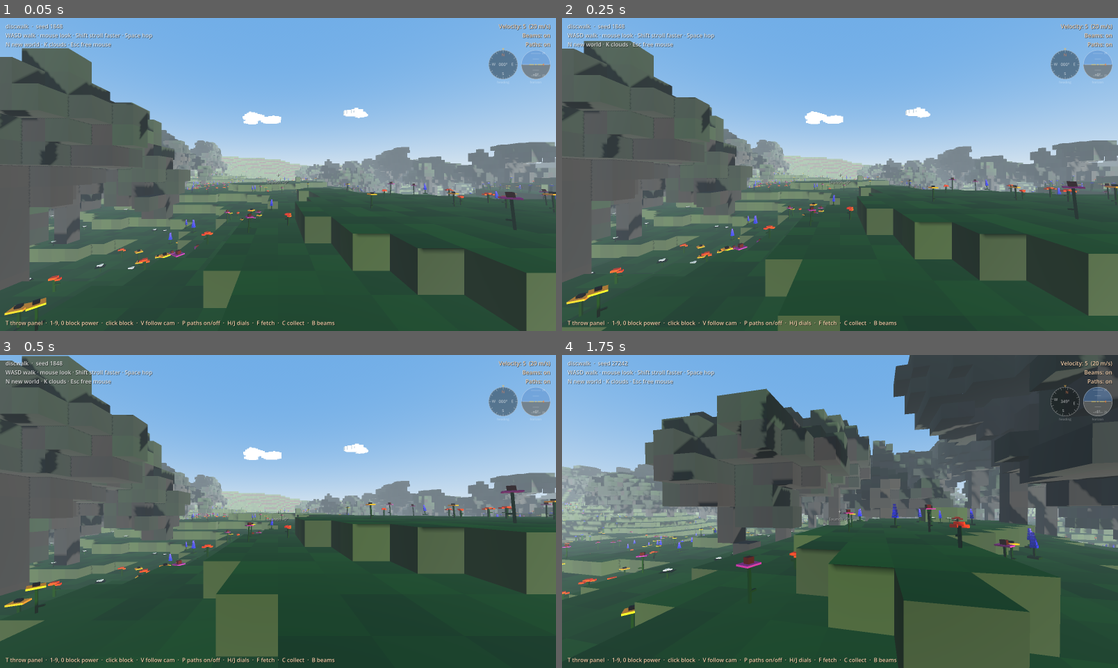
Above: before the commit, frames 1-4 (two rows, left to right).
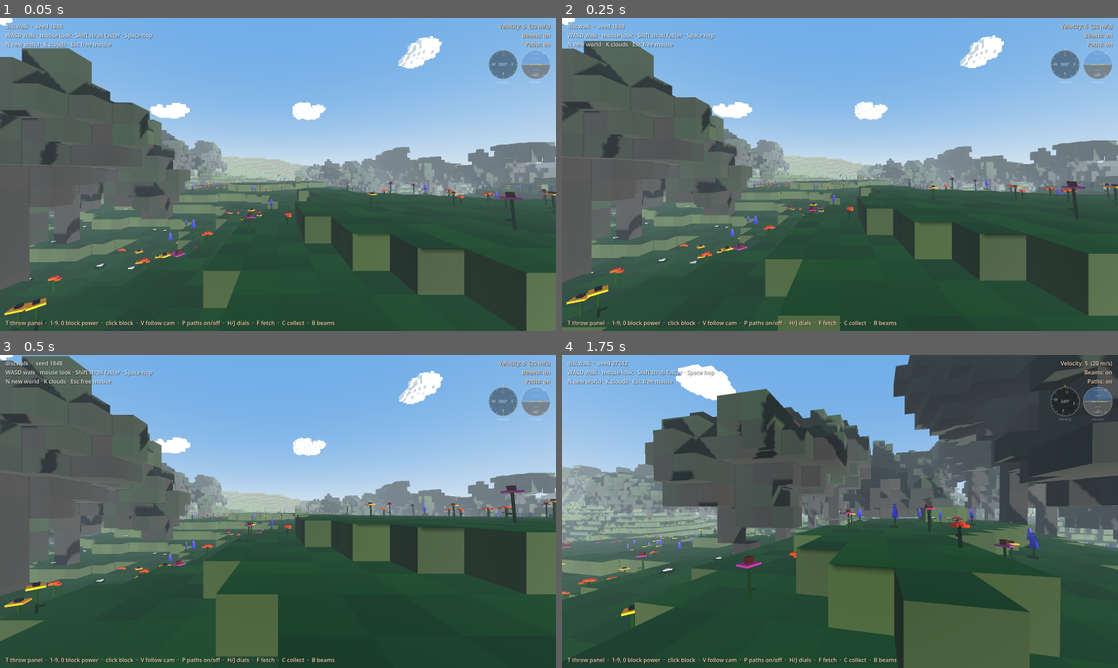
Above: after the commit, the same moments.

Repository: ghukill/discwalk
Game: Godot game, scene res://scenes/main.tscn
Two runs of this game, one before a commit and one after it. Both use one fixed random seed, a clock stepped at 60 frames per second and the inputs below.
Inputs (mouse positions are in pixels of both pictures, inside the frame that each line leads up to):
- Up to frame 1 (0.05 s): no input
- Up to frame 2 (0.25 s): no input
- Up to frame 3 (0.5 s): no input
- Up to frame 4 (1.75 s): tap Enter at 0.5 s; move the mouse to (867, 511) at 0.52 s; hold K (clouds) 0.53-1.28 s; hold W (move_forward) from 0.53 s (still down); click (867, 511) at 0.67 s; tap Space (jump) at 0.77, 1.52 s; tap N (new_world) at 0.8, 1.35 s; move the mouse to (812, 511) at 1.27 s; tap K (clouds) at 1.55 s

The runs differ from the first frame. In frame 1, 1.4% of the frame differs, in the area x 0-80%, y 0-34%; in frame 2, 1.4%; in frame 3, 1.3%; in frame 4, 0.8%.

Commit message:
clouds: rounded bellies; 3 small low puffs just over the treetops, the rest stepped up to 110 m
Blobs are full ellipsoids now (belly 0.6x as tall as the top), blob
centres vary in height. Low puffs sit 18-30 m above flora.canopy_top()
(new), the rest evenly stepped with jitter up to 110 m.

Diff:
--- a/scripts/clouds.gd
+++ b/scripts/clouds.gd
@@ -2,8 +2,13 @@
 ## Fluffy voxel clouds drifting slowly, high above the world.
 ##
 ## A dozen or so clouds, each a little heap of chunky 2 m blocks: a few
-## overlapping squashed blobs on a flat-ish base, so they read as cumulus
-## puffs. White on top, a touch of blue-grey underneath. They drift with
+## overlapping round blobs (bellies rounded too, a bit flatter than the tops)
+## so they read as comically fluffy puffs. White on top, a touch of
+## blue-grey underneath.
+##
+## Altitudes: the `low_count` lowest are small, dreamy puffs drifting just
+## ~20-30 m over the tallest treetop; the rest step up evenly (with jitter)
+## from there to `height_max`. They drift with
 ## `drift` (m/s, horizontal) and wrap around a box a bit larger than the world,
 ## so they slide in from one edge and out the other. They cast faint moving
 ## shadows (when they're within the sun's shadow range).
@@ -17,8 +22,10 @@
 const UNDER := Color(0.78, 0.82, 0.88)
 
 @export var count := 11
-@export var height_min := 70.0       ## Cloud base altitude range (m).
-@export var height_max := 95.0
+@export var low_count := 3           ## Low, close, smaller puffs.
+@export var low_above_trees := Vector2(18.0, 30.0)   ## m over the canopy top.
+@export var low_scale := 0.6         ## Low puffs are this size.
+@export var height_max := 110.0      ## The highest cloud's altitude (m).
 @export var drift := Vector2(1.1, 0.35)   ## m/s. The future wind can drive this.
 @export var margin := 120.0          ## Wrap box extends this far past the world.
 
@@ -38,23 +45,33 @@
 	_material.emission_energy_multiplier = 0.35
 
 
-## (Re)build every cloud from `seed`.
-func generate(seed: int, size_m: float) -> void:
+## (Re)build every cloud from `seed`. `canopy` = top of the tallest tree (m).
+func generate(seed: int, size_m: float, canopy := 40.0) -> void:
 	world_size = size_m
 	for c in _clouds:
 		c.queue_free()
 	_clouds.clear()
 	var rng := RandomNumberGenerator.new()
 	rng.seed = hash(seed * 7919 + 17)
+	var low_top := canopy + low_above_trees.y
 	for i in count:
+		var low := i < low_count
+		var y: float
+		if low:
+			y = canopy + rng.randf_range(low_above_trees.x, low_above_trees.y)
+		else:
+			# Evenly stepped from just above the low puffs to height_max.
+			var k := float(i - low_count + 1) / float(maxi(count - low_count, 1))
+			y = lerpf(low_top + 8.0, height_max, k) + rng.randf_range(-4.0, 4.0)
 		var mi := MeshInstance3D.new()
-		mi.mesh = _cloud_mesh(rng)
+		mi.mesh = _cloud_mesh(rng, low_scale if low else 1.0)
 		mi.material_override = _material
 		mi.cast_shadow = GeometryInstance3D.SHADOW_CASTING_SETTING_ON
+		# Low puffs start over the world (so you meet them early); the rest anywhere.
+		var spread := 0.0 if low else margin
 		mi.position = Vector3(
-			rng.randf_range(-margin, world_size + margin),
-			rng.randf_range(height_min, height_max),
-			rng.randf_range(-margin, world_size + margin))
+			rng.randf_range(-spread, world_size + spread), y,
+			rng.randf_range(-spread, world_size + spread))
 		add_child(mi)
 		_clouds.append(mi)
 
@@ -69,26 +86,29 @@
 		c.position = p
 
 
-## One cloud: 3-6 squashed blobs on a voxel grid, bottom flattened, then only
-## the exposed block faces are meshed.
-func _cloud_mesh(rng: RandomNumberGenerator) -> ArrayMesh:
+## One cloud: 3-6 round blobs on a voxel grid (rounded bellies, a little
+## flatter than the tops), then only the exposed block faces are meshed.
+func _cloud_mesh(rng: RandomNumberGenerator, scale := 1.0) -> ArrayMesh:
 	var cells := {}
 	var blobs := rng.randi_range(3, 6)
-	var length := rng.randf_range(14.0, 30.0)          # m, along x
+	var length := rng.randf_range(14.0, 30.0) * scale   # m, along x
 	var width := length * rng.randf_range(0.45, 0.8)    # m, along z
 	for b in blobs:
 		var c := Vector3(rng.randf_range(-length, length) * 0.5, 0.0,
 			rng.randf_range(-width, width) * 0.5)
 		# Middle blobs are bigger and taller: a heap, not a slab.
 		var central := 1.0 - clampf(absf(c.x) / (length * 0.5 + 0.01), 0.0, 1.0)
-		var rx := rng.randf_range(6.0, 10.0) * (0.7 + 0.5 * central)
-		var rz := rx * rng.randf_range(0.6, 0.9)
-		var ry := rng.randf_range(4.0, 6.5) * (0.6 + 0.6 * central)
+		var rx := rng.randf_range(6.0, 10.0) * (0.7 + 0.5 * central) * scale
+		var rz := rx * rng.randf_range(0.7, 0.95)
+		var ry := rng.randf_range(4.5, 7.0) * (0.6 + 0.6 * central) * scale
+		var ry_down := ry * 0.6                          # rounded belly, a bit flatter
+		c.y = rng.randf_range(-0.5, 1.5) * scale         # puffs at slightly different heights
 		for ix in range(floori((c.x - rx) / CELL), ceili((c.x + rx) / CELL) + 1):
 			for iz in range(floori((c.z - rz) / CELL), ceili((c.z + rz) / CELL) + 1):
-				for iy in range(0, ceili(ry / CELL) + 1):
+				for iy in range(floori((c.y - ry_down) / CELL), ceili((c.y + ry) / CELL) + 1):
 					var p := Vector3((ix + 0.5) * CELL, (iy + 0.5) * CELL, (iz + 0.5) * CELL)
-					var d := Vector3((p.x - c.x) / rx, p.y / ry, (p.z - c.z) / rz)
+					var dy := p.y - c.y
+					var d := Vector3((p.x - c.x) / rx, dy / (ry if dy > 0.0 else ry_down), (p.z - c.z) / rz)
 					# A little noise on the surface so edges aren't perfect.
 					if d.length() < 1.0 + rng.randf_range(-0.12, 0.08):
 						cells[Vector3i(ix, iy, iz)] = true
@@ -115,8 +135,8 @@
 	var c := centre + u + v
 	var e := centre - u + v
 	var col := TOP if d == Vector3i.UP else (UNDER if d == Vector3i.DOWN else SIDE)
-	# Sides shade toward the base, so each puff has a soft belly.
-	if d != Vector3i.UP and d != Vector3i.DOWN and cell.y == 0:
+	# Sides shade toward the belly.
+	if d != Vector3i.UP and d != Vector3i.DOWN and cell.y < 0:
 		col = SIDE.lerp(UNDER, 0.5)
 	st.set_color(col)
 	st.set_normal(n)
--- a/scripts/flora.gd
+++ b/scripts/flora.gd
@@ -199,6 +199,14 @@
 ## Used by thrown discs to hit branches and plough through leaves.
 func voxel_at(c: Vector3i) -> int:
 	return _vox.get(c, 0)
+
+
+## Height (m) of the highest tree voxel in the world (top of the canopy).
+func canopy_top() -> float:
+	var top := 0
+	for c: Vector3i in _vox:
+		top = maxi(top, c.y)
+	return (top + 1) * _bs
 
 
 func _col_centre(ix: int, iz: int) -> Vector2:
--- a/scripts/main.gd
+++ b/scripts/main.gd
@@ -22,7 +22,7 @@
 	add_child(clouds)
 	if "--no-clouds" in OS.get_cmdline_user_args():
 		clouds.visible = false
-	clouds.generate(terrain.world_seed, terrain.world_size)
+	clouds.generate(terrain.world_seed, terrain.world_size, terrain.flora.canopy_top())
 	_setup_throwing()
 	_place_player()
 	_update_hud()
@@ -127,7 +127,7 @@
 		terrain.world_seed = randi() % 100000
 		thrower.clear()
 		terrain.generate()
-		clouds.generate(terrain.world_seed, terrain.world_size)
+		clouds.generate(terrain.world_seed, terrain.world_size, terrain.flora.canopy_top())
 		_place_player()
 		_update_hud()
 
Not shown, changed: docs/ARCHITECTURE.md
Not shown, changed: docs/CONFIG.md
